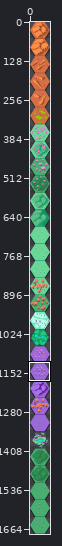
Two states of a sprite sheet, tilesets-hexarealm.png. The picture above shows the old version from afar; the outline marks the close-up.
Close-up. As it was:
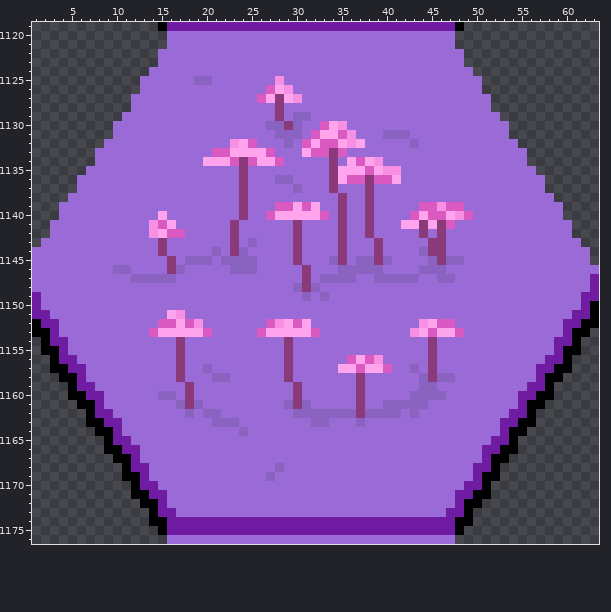
The file is 64x1680 pixels. Colours within 5 levels of each other are drawn and written as one. Shown: x 1..63, y 1119..1176. The commit also changed other parts of the picture, which this record leaves out.
Now the later version:
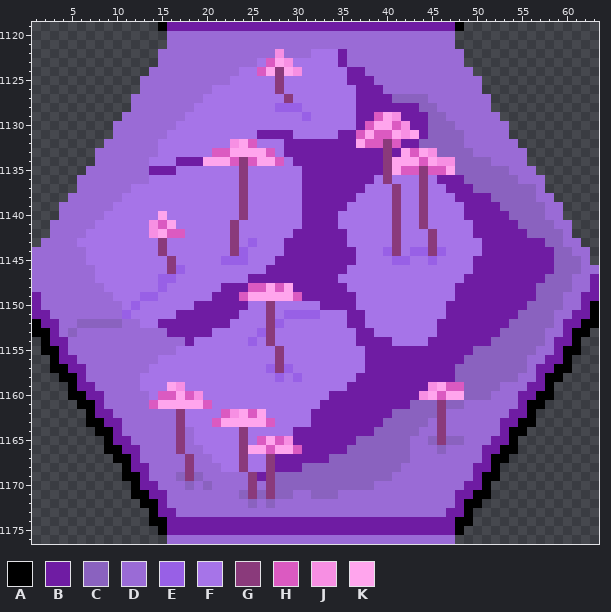
Palette (. is transparent): A #000000  B #6f1ca3  C #8a62bf  D #9a6bd6  E #9860e6  F #a674e8  G #8a3a7b  H #db5ac1  J #f78fe3  K #ffa5ed
From old to new:
Changed rows in their new state; - is an unchanged pixel.
first column x 5:
1122 -----------------------J---FFFB--------------------------
1123 ---------------------FHKJFFFFFB--------------------------
1124 -------------------FFHKGKJFFFFFBB------------------------
1125 --------------DD--FFFFFGFFFFFFFBBB-----------------------
1126 ----------------FFFFFFFGFFFFFFFFBBB----------------------
1127 ---------------FFFFFFFFFGFFFFFFFBBBBCCCC-----------------
1128 --------------FFFFFFFFFEEEFFFFFFBBBBBBBCC----------------
1129 -------------FFFFFFFFFFFFFEFFFFFBBHKJBBBCC---------------
1130 ------------FFFFFFFFFFFFFFFFFFFFBHKKHJBBCCC--------------
1131 -----------FFFFFFFFFFBBBBFFFFFBBHKHHKJKBCCCC-------------
1132 ----------FFFFFFFF---FFFBBBBBBBB-HHGHBBCCCCC-------------
1133 ----------FFFFFF-------FBBBBBBBBBBBGBKHKJCCCC------------
1134 ---------FFFBBB---------FBBBBBBBBBBGKKKHKJJCCCC----------
1135 ---------BBBFFFFFFF-FFFFFFBBBBBBBBBGKHHGHHKCCCCCC--------
1136 ---------FFFFFFFFFF-FFFFFFBBBBBBBBFGFFFGFBBBCCCCCC-------
1137 -------FFFFFFFFFFFF-FFFFFFBBBBBBBFFFGFFGFFBBBCCCCCCC-----
1138 ------FFFFFFFFFFFFF-FFFFFFBBBBBBFFFFGFFGFFFBBBBCCCCC-----
1139 -----FFFFFFFFFFFFFF-FFFFFFBBBBBFFFFFGFFGFFFFBBBBCCCCC----
1140 ----FFFFFF-FFFFFFFF-FFFFFFBBBBFFFFFFGFFGFFFFBBBBBCCCC----
1141 ---FFFFFF---FFFFFF-FFFFFFFBBBBFFFFFFGFF-FFFFFBBBBBCCCC---
1142 --FFFFFFF----FFFFF-FFFFFFBBBBBBFFFFFGFFFGFFFFBBBBBBCCCC--
1143 -FFFFFFFFF-FFFFFFF-FEFFFBBBBBBBFFFFFGFFF-FFFFFBBBBBBBCC--
1144 --FFFFFFFF-FFFFFFF-EFFFFBBBBBBBBFFFEGFEE-EFFFFBBBBBBBBCC-
1145 --FFFFFFFFF-FFFFFEEEFFFBBBBBBBBBFFFFEEFFEFFFFBBBBBBBBBCCC
1146 ---FFFFFFFF-EFFFFFFFFFBBBBBBBBBFFFFFFFFFFFFFFBBBBBBBBBCCC
1147 ---FFFFFFFEEFFFFFFFFBBBBBBBBBBFFFFFFFFFFFFFFBBBBBBBBBCCC-
1148 ----FFFFFFEFFFFFFBBBHHKHKBBBBBBFFFFFFFFFFFFBBBBBBBBBCCCC-
1149 -----FFFEEFFFFFFBBBHKKKKKHBBBBBBFFFFFFFFFFFBBBBBBBBBCCC--
1150 ------FEFFFFFFBBBBBBFFGFFFFFBBBBFFFFFFFFFFBBBBBBBBBCCCC--
1151 ------EFFFFFBBBBBBBFFFGFEEEEFFFBBFFFFFFFFFBBBBBBBBCCCC---
1152 -CCCCC--FFBBBBBBBBFFFFGEFFFFFFFBBFFFFFFFFBBBBBBBBCCCCC---
1153 C--------DDBBBBBFFFFFEGFFFFFFFFFBBFFFFFFFBBBBBBBCCCCC----
1154 ------------DBFFFFFFEFGFFFFFFFFFBBBBFFFFBBBBBBBCCCCCC----
1155 ------------FFFFFFFFFFFGFFFFFFFFFBBBBBBBBBBBBCCCCCCC-----
1156 ----------FFFFFFFFFFFFFGFFFFFFFFFBBBBBBBBBBBCCCCCCC------
1157 ---------FFFFFFFFFFFFFEGEFFFFFFFFBBBBBBBBBBCCCCCCCC------
1158 --------FFFFFFFFFFFFFFFEFEFFFFFFBBBBBBBBBBBCCCCCCC-------
1159 --------FFFKJFFFFFFFFFFFFFFFFFFBBBBBBBBBJKHHCCCC---------
1160 ---------FHHKHJFFFFFFFFFFFFFFBBBBBBBBBBJKHKKCCC----------
1161 ---------HKKKKKHFFFFFFFFFFFFBBBBBBBBBB--CGCC-------------
1162 ------------GFFFFHJKHKFFFFFBBBBBBBBB-C-CCG---------------
1163 ------------GFFFHKKKKKHFFFFBBBBBBBBCCCCC-G---------------
1164 ------------G-FFFFFGFFFFFBBBBBBBBBCCCCC--G---------------
1165 ------------G-FFFFFGFHKHJBBBBBBBCCCCCC--CGCC-------------
1166 ------------G--FFFFGKKHKKHBBBBBCCCCCCC---C---------------
1167 -------------G--FFFGFFGBBBBBBCCCCCCCCC-------------------
1168 -------------G---FFGFFGBBBCCCCCCCCCCC--------------------
1169 ------------CGC-----GBGCCCCCCCCCCCCC---------------------
1170 -------------C-C----G-GCCCCCCCCCCC-----------------------
1171 -------------------CGCGCC--CCC---------------------------
1172 --------------------C-C----------------------------------
Pixel boxes of the changes (left, top, right, bottom) in both close-ups:
changed: (68, 49, 581, 508)
